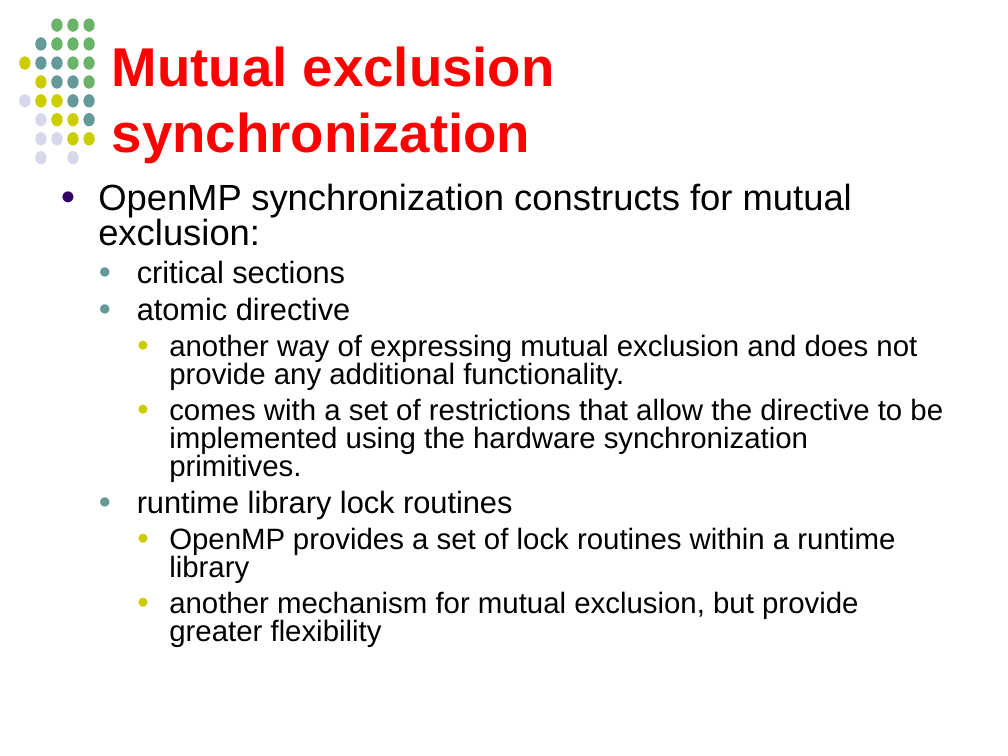
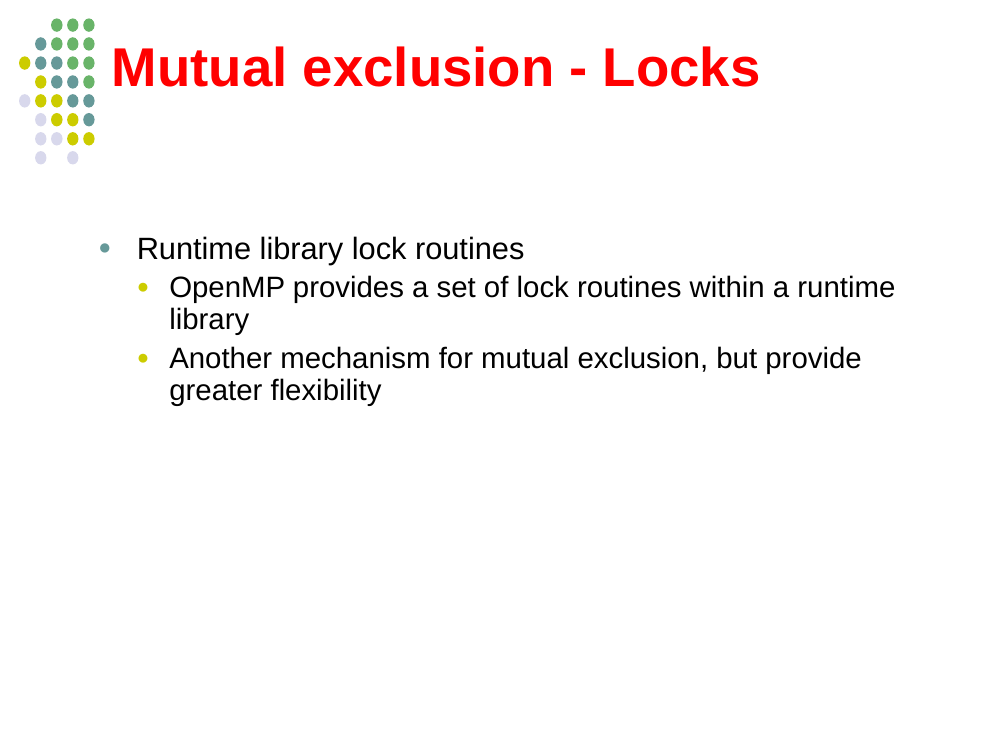
Before and after one commit to jablub/chpc_omp, a slide deck: slide 135 of OpenMP_MKuttel_CHPCWinterSchool2012.odp (slide 130 before the commit). Drawn at 1008x756 pixels with LibreOffice and Linux fonts; fonts in the diff are those of the drawing. Boxes give left, top, right and bottom in pixels: in the first picture for what was removed or moved away, otherwise in the second. Text is boxed around its words. In the diff, an @@ line names an element or a change of style, - is before the commit and + after.

```diff
--- a/OpenMP_MKuttel_CHPCWinterSchool2012.odp
+++ b/OpenMP_MKuttel_CHPCWinterSchool2012.odp
@@ title at [112, 46, 761, 87]: text changed @@
-Mutual exclusion synchronization
+Mutual exclusion - Locks
@@ text at [137, 236, 524, 264]: text changed; size 21 to 22 pt @@
-● OpenMP synchronization constructs for mutual exclusion:
-  ● critical sections
-  ● atomic directive
-    ● another way of expressing mutual exclusion and does not provide any additional functionality.
-    ● comes with a set of restrictions that allow the directive to be implemented using the hardware synchronization primitives.
-  ● runtime library lock routines
+  ● Runtime library lock routines
@@ text at [169, 275, 895, 335]: line spacing 0.8 to 0.9 @@
@@ text at [169, 346, 861, 406]: text changed @@
-    ● another mechanism for mutual exclusion, but provide greater ﬂexibility
+    ● Another mechanism for mutual exclusion, but provide greater ﬂexibility
```
Also in this commit, not shown: 43 other slides changed, 28 slides added, 19 slides removed, 20 other files.
